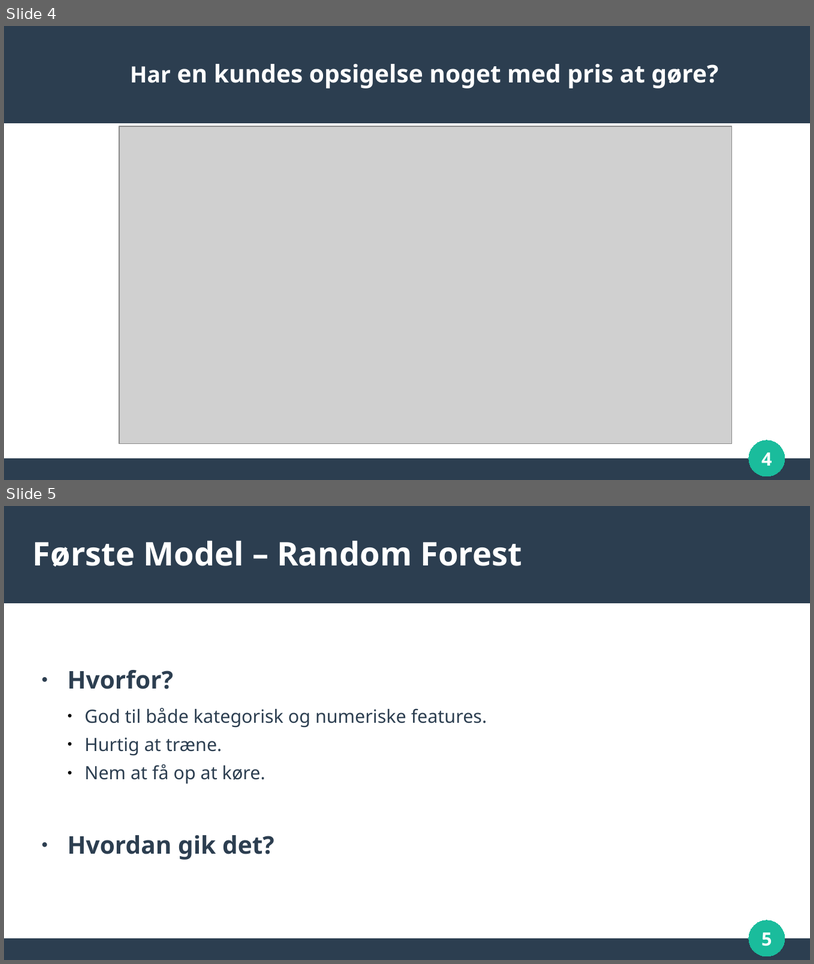
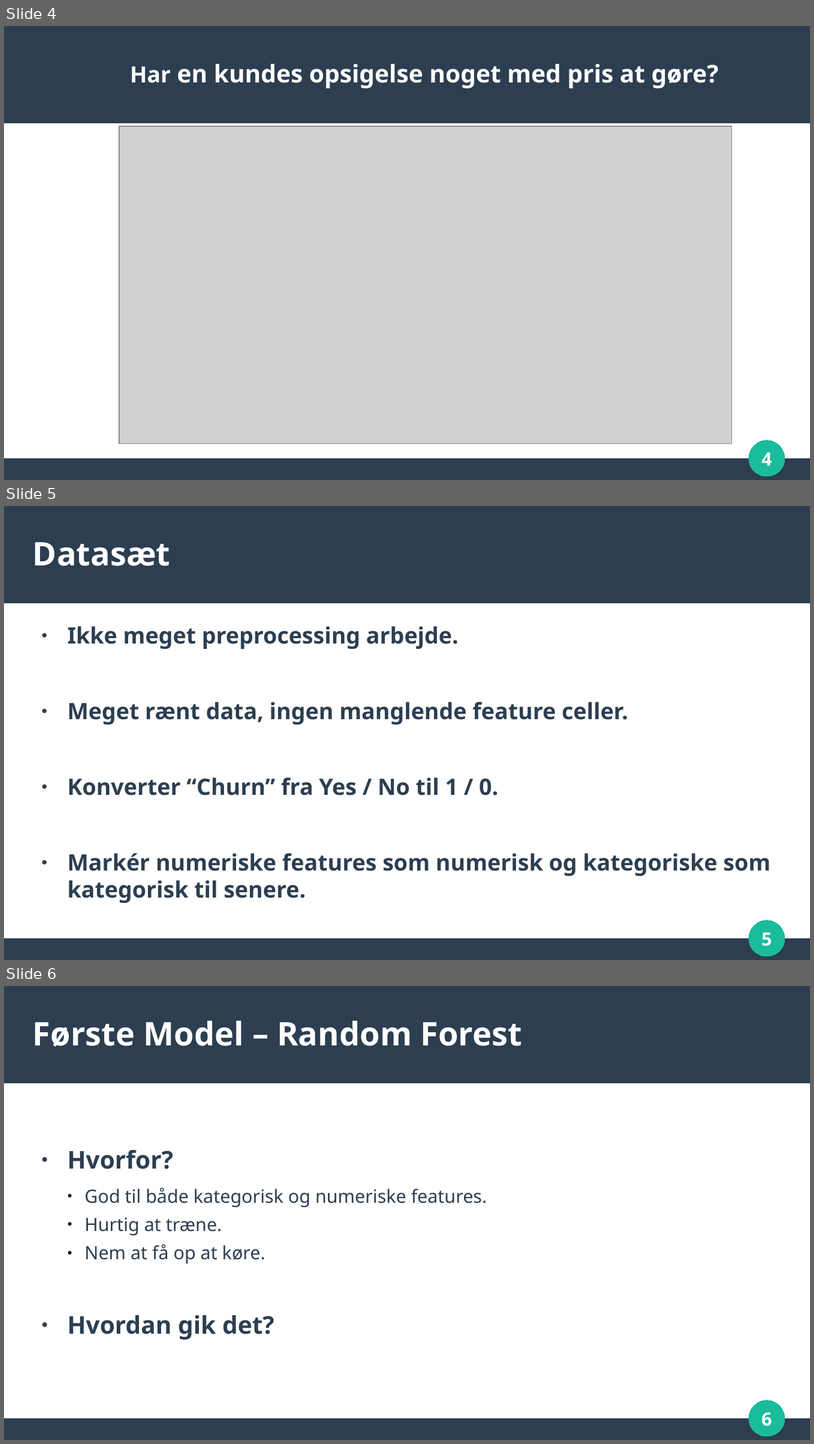
Before and after one commit to BastianAsmussen/H4_ML, a slide deck: projects/case/Presentation.odp. Shown one above the other, each under a label of ours: slides 4 and 5 before the commit, slides 4, 5 and 6 after it. The pictures are 814x964 and 814x1444 pixels, drawn with LibreOffice and Linux fonts; fonts in the diff are those of the drawing; grey boxes stand for pictures. Boxes give left, top, right and bottom in pixels: in the first picture for what was removed or moved away, otherwise in the second. Text is boxed around its words. In the diff, an @@ line names an element or a change of style, - is before the commit and + after.

```diff
--- a/projects/case/Presentation.odp
+++ b/projects/case/Presentation.odp
@@ slide 5 added at [4,506,810,960], background #FFFFFF; not listed: 3 template elements that a slide beside it also shows @@
@@ title added at [33,542,170,566], 32 pt, text #FFFFFF, bold @@
+Datasæt
@@ text added at [68,626,771,903], 22.2 pt, text #2C3E50, bold @@
+● Ikke meget preprocessing arbejde.
+● Meget rænt data, ingen manglende feature celler.
+● Konverter “Churn” fra Yes / No til 1 / 0.
+● Markér numeriske features som numerisk og kategoriske som kategorisk til senere.
@@ page number added at [762,932,772,946], 18 pt, text #FFFFFF, bold @@
+5
@@ what was slide 5 is now slide 6 @@
@@ page number at [762,1412,772,1426]: text changed @@
-5
+6
```
Also in this commit, not shown: 5 slides changed, 1 other slide added.
